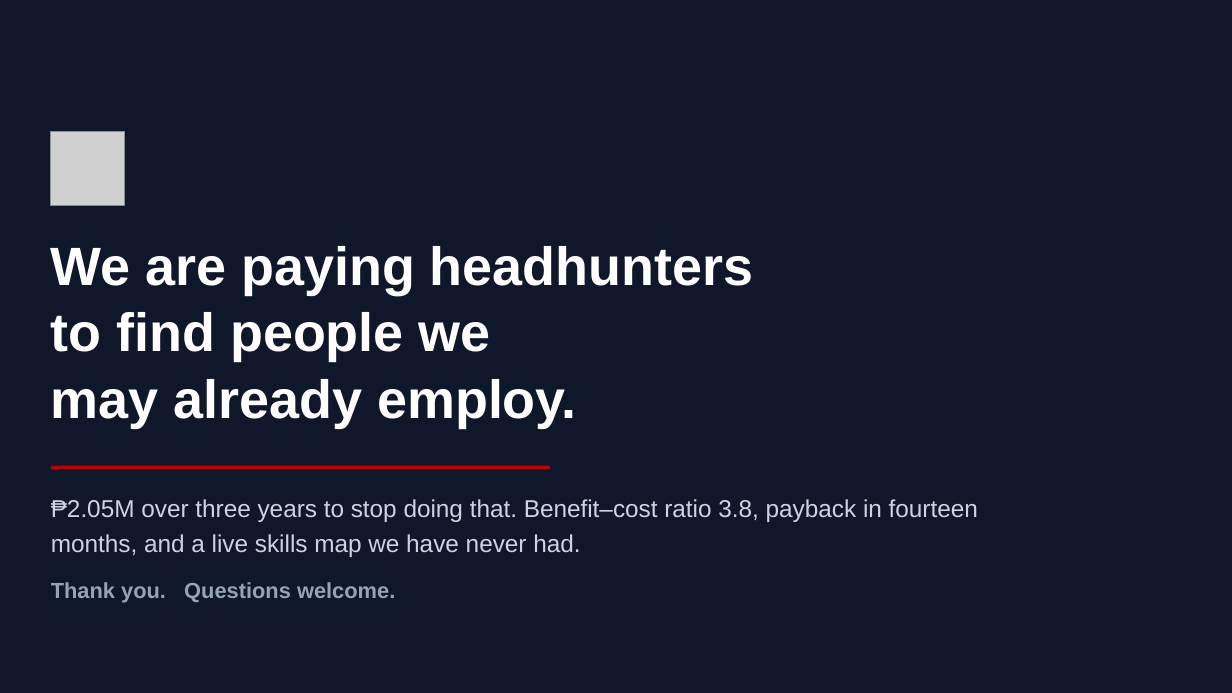
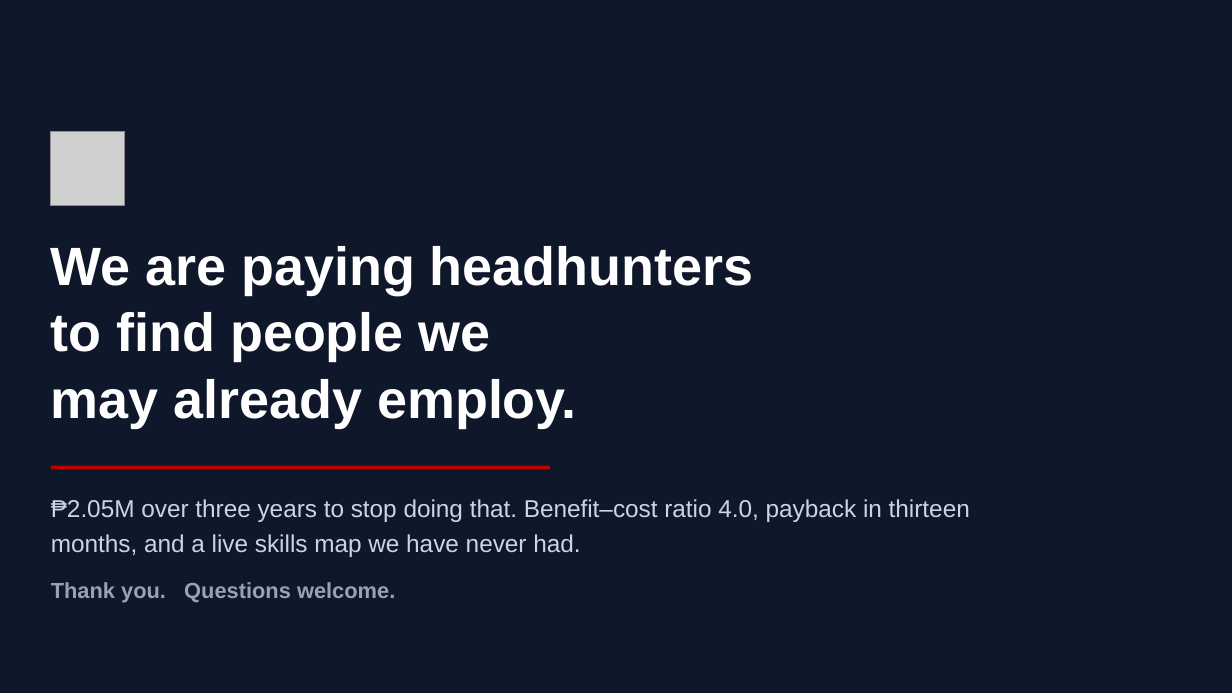
Before and after one commit to Ruffa06/Talent-Marketplace, a slide deck: slide 22 of docs/Growth_Talent_Marketplace_ALP.pptx. Drawn at 1232x693 pixels with LibreOffice and Linux fonts; fonts in the diff are those of the drawing; grey boxes stand for pictures. Boxes give left, top, right and bottom in pixels: in the first picture for what was removed or moved away, otherwise in the second. Text is boxed around its words. In the diff, an @@ line names an element or a change of style, - is before the commit and + after.

```diff
--- a/docs/Growth_Talent_Marketplace_ALP.pptx
+++ b/docs/Growth_Talent_Marketplace_ALP.pptx
@@ text at box(51, 499, 970, 557): text changed @@
-₱2.05M over three years to stop doing that. Benefit–cost ratio 3.8, payback in fourteen months, and a live skills map we have never had.
+₱2.05M over three years to stop doing that. Benefit–cost ratio 4.0, payback in thirteen months, and a live skills map we have never had.
```
Also in this commit, not shown: 10 other slides changed, 4 other files.
